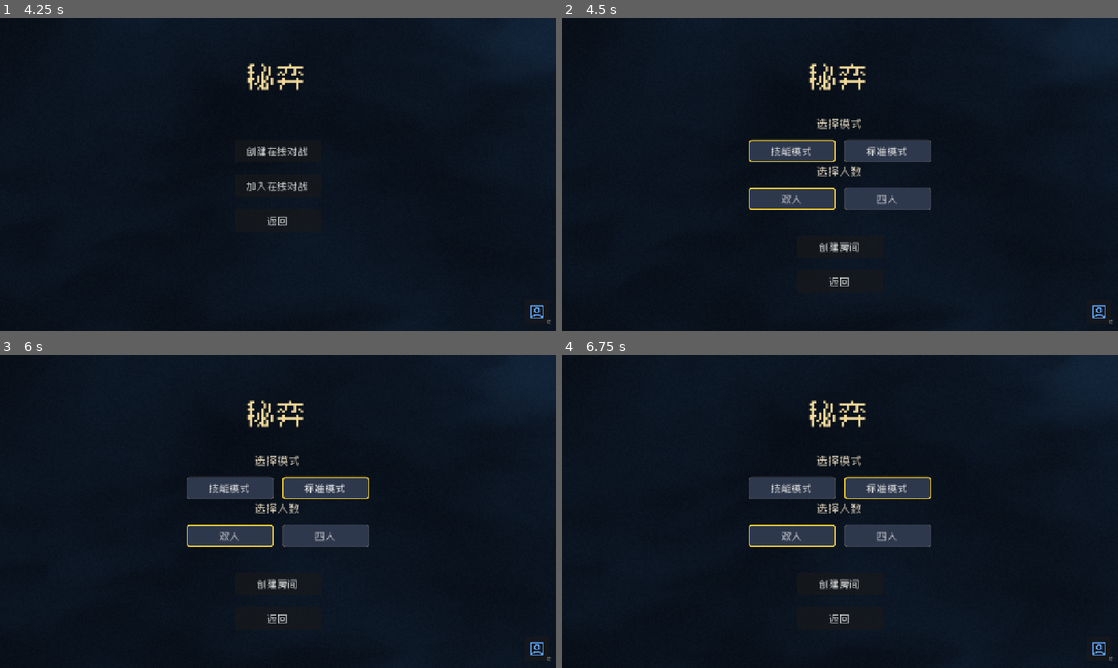
Above: before the commit, frames 1-4 (two rows, left to right).
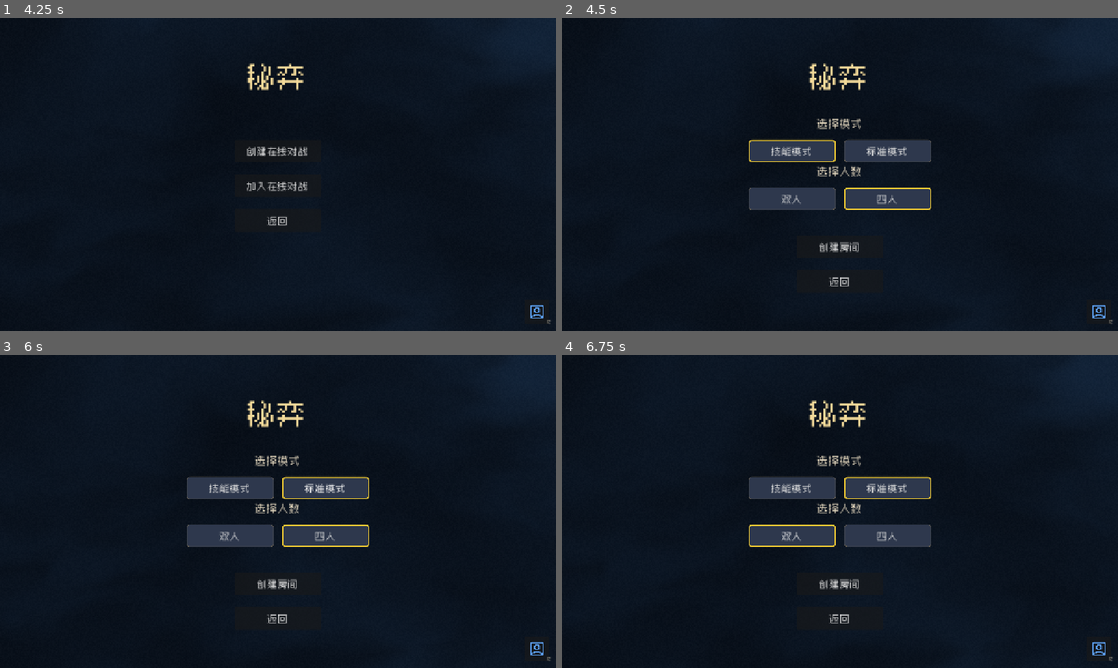
Above: after the commit, the same moments.

Repository: Lurongshika/ChessGame
Game: Godot game, scene res://scenes/main.tscn
Two runs of this game, one before a commit and one after it. Both use one fixed random seed, a clock stepped at 60 frames per second and the inputs below.
Inputs (mouse positions are in pixels of both pictures, inside the frame that each line leads up to):
- Up to frame 1 (4.25 s): click "人机对战" at 0.5 s; click (539, 312) at 1.27 s; click (300, 221) at 2.02 s; type "12" at 2.1 s; click "保存" at 2.75 s; click "局域网联机" at 3.5 s
- Up to frame 2 (4.5 s): click "创建在线对战" at 4.25 s
- Up to frame 3 (6 s): click "技能模式" at 5 s; click "标准模式" at 5.75 s
- Up to frame 4 (6.75 s): click "双人" at 6.5 s

Frame 1 is identical in both runs. In frame 2, 0.3% of the frame differs, in the area x 33-67%, y 54-62%; in frame 3, 0.3%; in frame 4, nothing differs.

Commit message:
创建默认4人+占领模式对角5点+黑点标记

Diff:
--- a/scripts/game.gd
+++ b/scripts/game.gd
@@ -4287,6 +4287,10 @@
 
 
 func _draw_overlay4() -> void:
+	# 占领模式:中心 5 点用黑点标记
+	if Global.game_rules.get("win_mode", "classic") == "occupy":
+		for spot in _occupy_spots4():
+			draw_circle(_pos_px4(spot), 5.0, Color(0, 0, 0, 0.85))
 	# 复制双人落位显示:选中黄圈 / 落位绿点(空位)红圈(吃子)
 	if selected4.x >= 0:
 		draw_arc(_pos_px4(selected4), 16.0, 0, TAU, 24, Color(0.95, 0.8, 0.2), 2.5)
@@ -4584,8 +4588,13 @@
 
 
 # 占领模式:检查是否有人占据中心 5 点中 3 个
+# 占领模式 5 个中心点:中心 + 四条对角线(黑点标记)
+func _occupy_spots4() -> Array:
+	return [Vector2i(8, 8), Vector2i(6, 6), Vector2i(10, 10), Vector2i(6, 10), Vector2i(10, 6)]
+
+
 func _occupy_winner4() -> int:
-	var center_spots := [Vector2i(8, 8), Vector2i(7, 8), Vector2i(9, 8), Vector2i(8, 7), Vector2i(8, 9)]
+	var center_spots := _occupy_spots4()
 	var counts := {0: 0, 1: 0, 2: 0, 3: 0}
 	for spot in center_spots:
 		var p = board[spot.y][spot.x]
--- a/scripts/main_menu.gd
+++ b/scripts/main_menu.gd
@@ -91,7 +91,7 @@
 		opt_root.queue_free()
 	opt_root = _make_option_layer()
 	net_mode = "skill"
-	net_players = 2
+	net_players = 4
 	net_mode_btns = []
 	var mode_title := _label("选择模式", 24, Color(0.9, 0.85, 0.75))
 	mode_title.position = Vector2(0, 230)
--- a/tests/test_rules4.gd
+++ b/tests/test_rules4.gd
@@ -92,10 +92,14 @@
 	for r in 17:
 		for c in 17:
 			game.board[r][c] = null
-	var spots := [Vector2i(8, 8), Vector2i(7, 8), Vector2i(9, 8)]
+	var spots := [Vector2i(8, 8), Vector2i(6, 6), Vector2i(10, 10)]
 	for sp in spots:
 		game.board[sp.y][sp.x] = R.make_piece(0, R.Type.PAWN)
 	_check(game._occupy_winner4() == 0, "红方占 3 中心点获胜")
+	# 5 个占据点验证
+	var spots5: Array = game._occupy_spots4()
+	_check(spots5.size() == 5, "5 个占据点")
+	_check(Vector2i(6, 6) in spots5 and Vector2i(10, 10) in spots5, "对角点存在")
 	quit(0 if _failures == 0 else 1)
 
 
